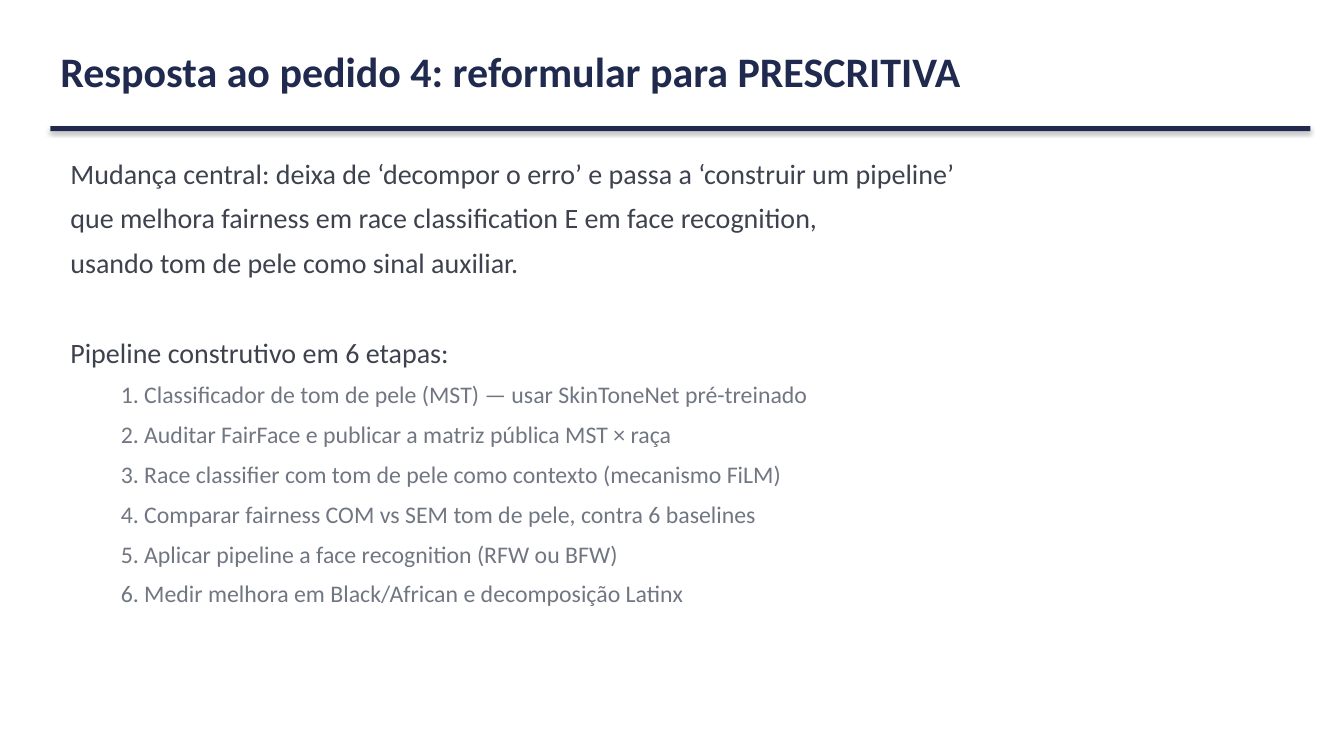
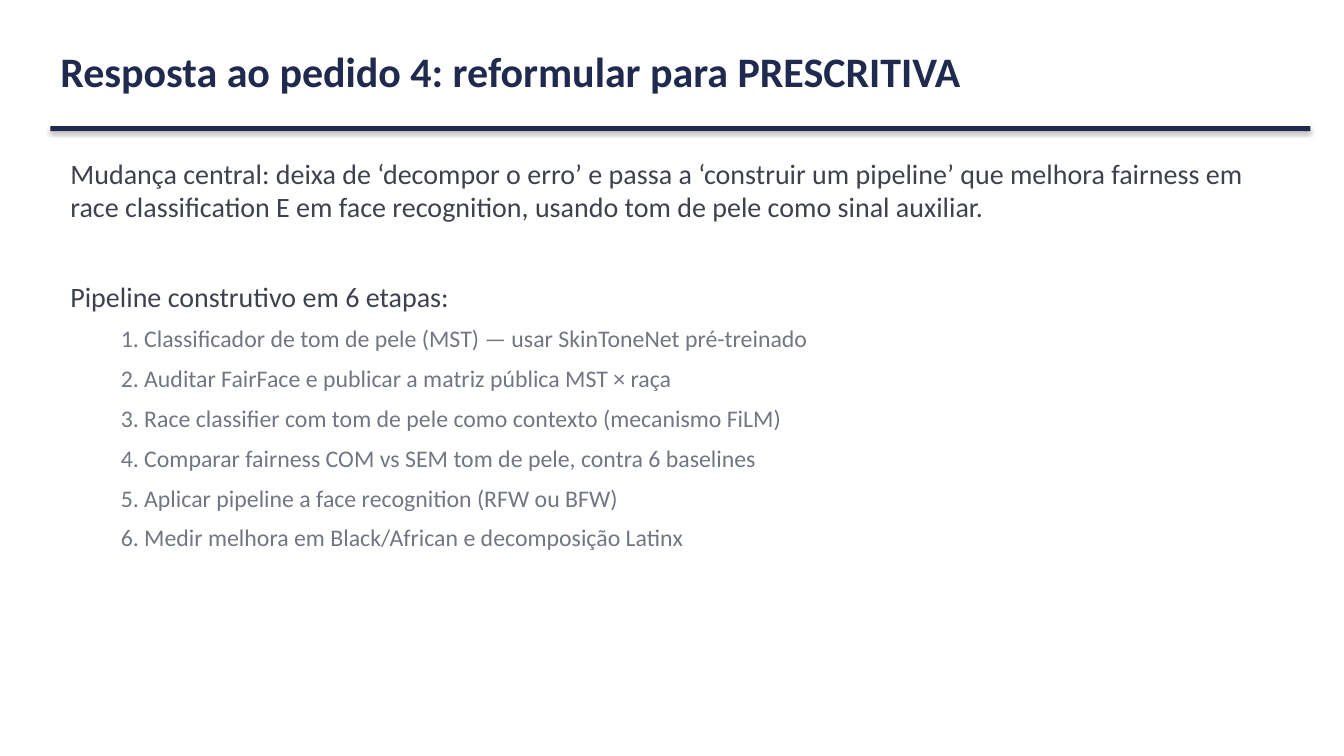
Before and after one commit to marcellozzetti/Facial-Recognition-Models-Mitigating-Bias, a slide deck: slide 11 of docs/ativo/material_reuniao_orientador_v3.2.1.pptx. Drawn at 1344x756 pixels with LibreOffice and Linux fonts; fonts in the diff are those of the drawing. Boxes give left, top, right and bottom in pixels: in the first picture for what was removed or moved away, otherwise in the second. Text is boxed around its words. In the diff, an @@ line names an element or a change of style, - is before the commit and + after.

```diff
--- a/docs/ativo/material_reuniao_orientador_v3.2.1.pptx
+++ b/docs/ativo/material_reuniao_orientador_v3.2.1.pptx
@@ text at <box>70,164,1242,222</box>: text changed @@
-Mudança central: deixa de ‘decompor o erro’ e passa a ‘construir um pipeline’
-que melhora fairness em race classification E em face recognition,
-usando tom de pele como sinal auxiliar.
+Mudança central: deixa de ‘decompor o erro’ e passa a ‘construir um pipeline’ que melhora fairness em race classification E em face recognition, usando tom de pele como sinal auxiliar.
```
Also in this commit, not shown: 4 other slides changed, 8 slides added, 1 slide removed, 1 other file.
